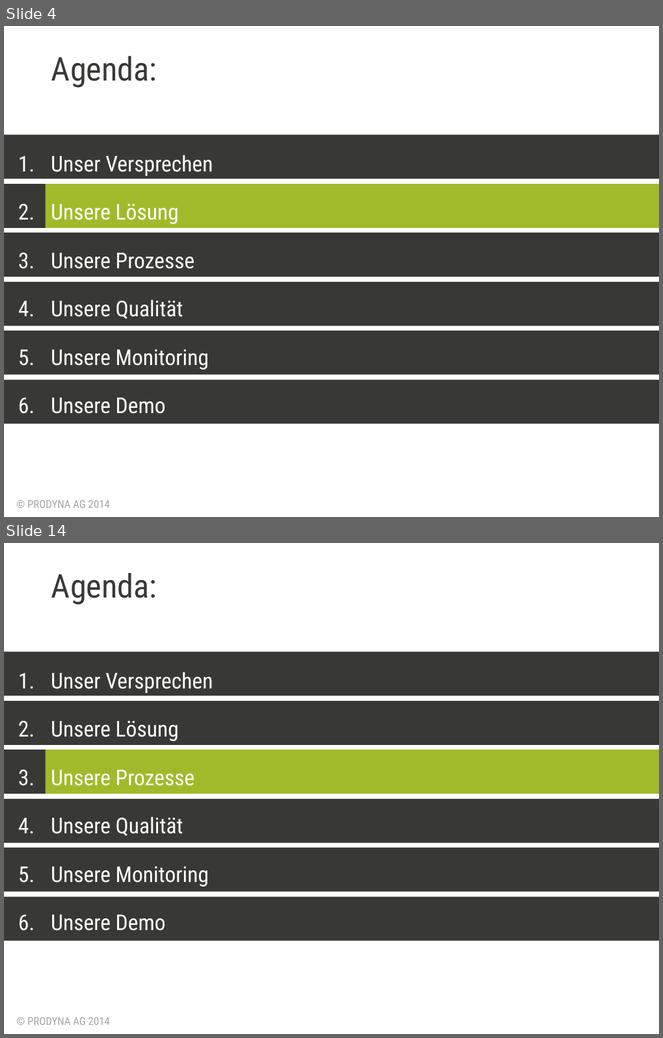
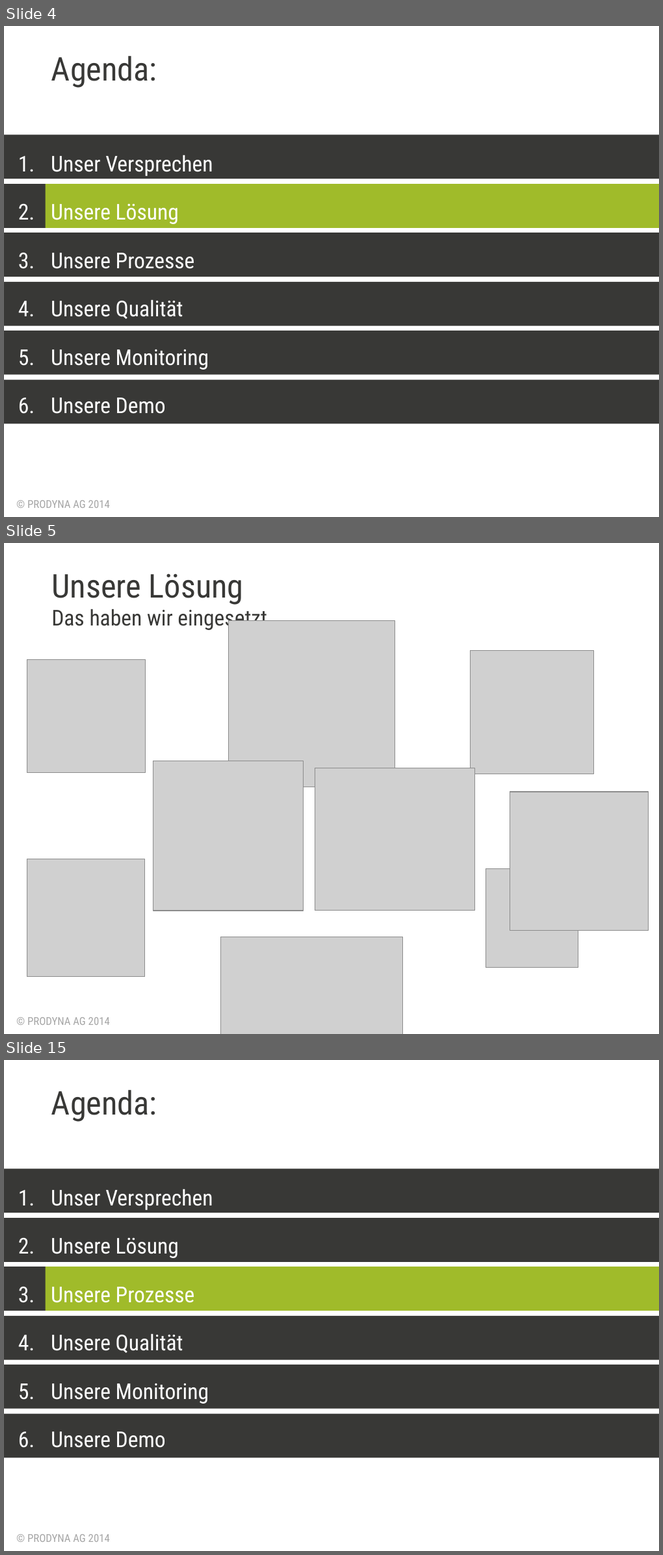
Before and after one commit to lagranovskiy/timetracker-server, a slide deck: doc/AbschlussPräsentation.pptx. Shown one above the other, each under a label of ours: slides 4 and 14 before the commit, slides 4, 5 and 15 after it; the slides between them are not shown. The pictures are 663x1038 and 663x1555 pixels, drawn with LibreOffice and Linux fonts; fonts in the diff are those of the drawing; grey boxes stand for pictures; background and template pictures are left out. Boxes give left, top, right and bottom in pixels: in the first picture for what was removed or moved away, otherwise in the second. Text is boxed around its words. In the diff, an @@ line names an element or a change of style, - is before the commit and + after.

```diff
--- a/doc/AbschlussPräsentation.pptx
+++ b/doc/AbschlussPräsentation.pptx
@@ slide 5 added at (x1=4, y1=543, x2=659, y2=1034), background #FFFFFF; not listed: 1 template element that a slide beside it also shows @@
@@ title added at (x1=52, y1=574, x2=244, y2=605), 36 pt, text #383836 @@
+Unsere Lösung
@@ subtitle added at (x1=51, y1=609, x2=267, y2=631), 24 pt, text #383836 @@
+Das haben wir eingesetzt
@@ picture added at (x1=229, y1=621, x2=395, y2=787) @@
@@ picture added at (x1=27, y1=659, x2=145, y2=773) @@
@@ picture added at (x1=471, y1=650, x2=594, y2=774) @@
@@ picture added at (x1=154, y1=761, x2=304, y2=910) @@
@@ picture added at (x1=315, y1=769, x2=475, y2=911) @@
@@ picture added at (x1=510, y1=792, x2=649, y2=931) @@
@@ picture added at (x1=27, y1=860, x2=145, y2=977) @@
@@ picture added at (x1=486, y1=869, x2=579, y2=967) @@
@@ picture added at (x1=220, y1=938, x2=402, y2=1034) @@
@@ what was slide 14 is now slide 15 @@
```
Also in this commit, not shown: 15 slides changed, 2 other slides added, 1 other file.
